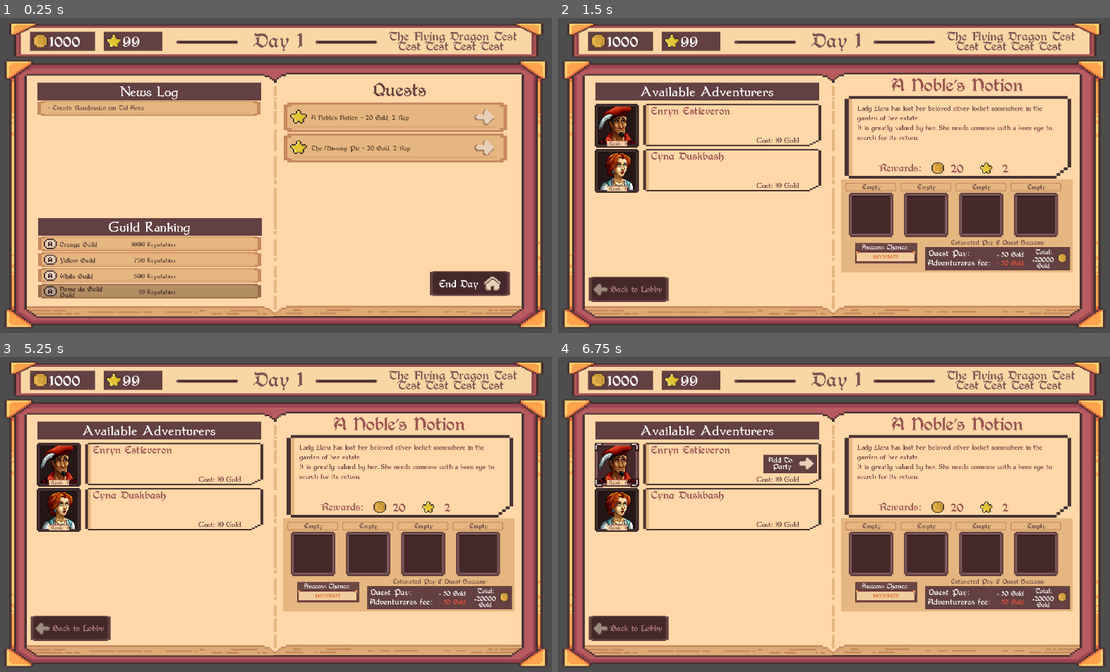
Above: before the commit, frames 1-4 (two rows, left to right).
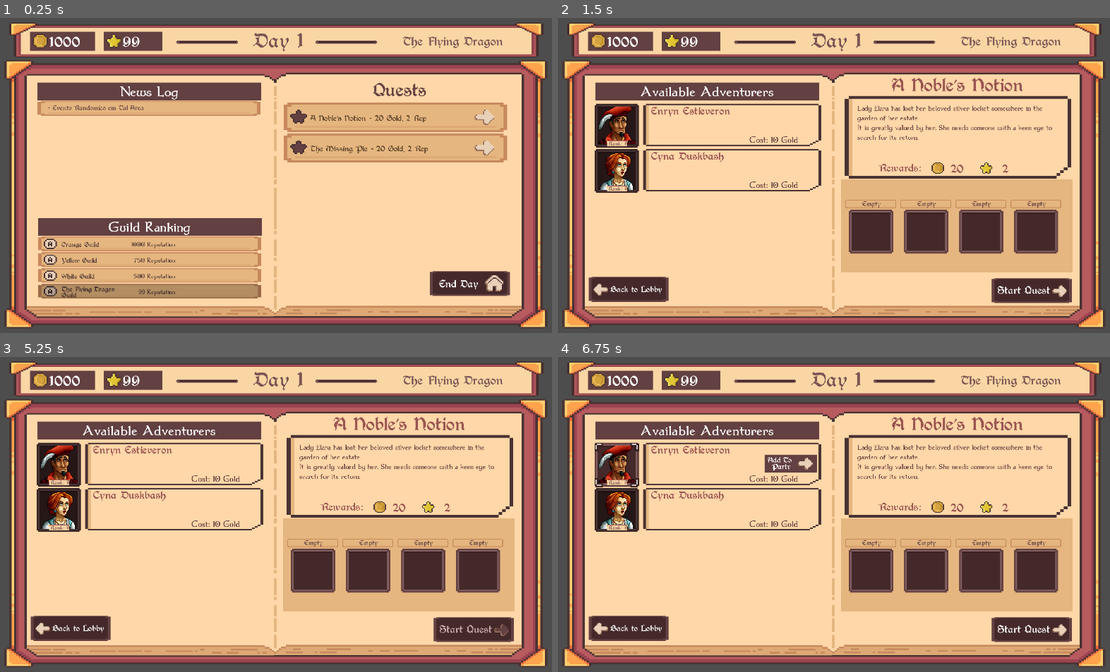
Above: after the commit, the same moments.

Repository: igoralves3/BrackeysGameJamIgorJoaoRodrigo
Game: Godot game, scene res://Scenes/Main.tscn
Two runs of this game, one before a commit and one after it. Both use one fixed random seed, a clock stepped at 60 frames per second and the inputs below.
Inputs (mouse positions are in pixels of both pictures, inside the frame that each line leads up to):
- Up to frame 1 (0.25 s): no input
- Up to frame 2 (1.5 s): click "End Day" at 0.5 s; click (1043, 118) at 1.27 s
- Up to frame 3 (5.25 s): click "Rank S" at 2 s; click "Rank S" at 2.75 s; click "Rank S" at 3.5 s; click "Rank S" at 4.25 s; click (474, 627) at 5 s, where only the run after the commit has a clickable "Start Quest"
- Up to frame 4 (6.75 s): click (1032, 627) at 5.75 s, where only the run after the commit has a clickable "Start Quest"; click "Cost: 10 Gold" at 6.5 s

The runs differ from the first frame. In frame 1, 1.5% of the frame differs, in the area x 10-94%, y 4-89%; in frame 2, 8.2%; in frame 3, 8.2%; in frame 4, 8.3%, in the area x 6-94%, y 4-91%.

Commit message:
added animations to buttons for better player intuitive navigation

Diff:
--- a/bragamejam2025.2_guildmaster/Scenes/BookPages/end_of_day.tscn
+++ b/bragamejam2025.2_guildmaster/Scenes/BookPages/end_of_day.tscn
@@ -292,4 +292,8 @@
 mouse_filter = 0
 texture = ExtResource("13_5v3my")
 
+[connection signal="button_down" from="RightPage_BG/BackToLobbyButton" to="." method="_on_back_to_lobby_button_button_down"]
+[connection signal="button_up" from="RightPage_BG/BackToLobbyButton" to="." method="_on_back_to_lobby_button_button_up"]
+[connection signal="mouse_entered" from="RightPage_BG/BackToLobbyButton" to="." method="_on_back_to_lobby_button_mouse_entered"]
+[connection signal="mouse_exited" from="RightPage_BG/BackToLobbyButton" to="." method="_on_back_to_lobby_button_mouse_exited"]
 [connection signal="pressed" from="RightPage_BG/BackToLobbyButton" to="." method="_on_back_to_lobby_button_pressed"]
--- a/bragamejam2025.2_guildmaster/Scenes/BookPages/guild_lobby.tscn
+++ b/bragamejam2025.2_guildmaster/Scenes/BookPages/guild_lobby.tscn
@@ -13,7 +13,7 @@
 [ext_resource type="PackedScene" uid="uid://brkndl8b72nhc" path="res://Scenes/news_log.tscn" id="7_tkfya"]
 [ext_resource type="PackedScene" uid="uid://crboxa4c7vkj1" path="res://Scenes/guild_ranking_label.tscn" id="9_6a4ub"]
 [ext_resource type="PackedScene" uid="uid://bstbx8p6c2u25" path="res://Scenes/quest_label.tscn" id="12_8xw2f"]
-[ext_resource type="Texture2D" uid="uid://cas1mmska0ji" path="res://Resources/Sprites/UI_TravelBook_IconHome01a.png" id="14_8xw2f"]
+[ext_resource type="Texture2D" uid="uid://ebq7e1aveu2" path="res://Resources/Sprites/UI_TravelBook_IconHome01a-1ANIMATED.png" id="14_l7g5x"]
 
 [sub_resource type="StyleBoxTexture" id="StyleBoxTexture_dognj"]
 texture = ExtResource("5_x4m7n")
@@ -24,6 +24,64 @@
 [sub_resource type="Theme" id="Theme_4p0pl"]
 VScrollBar/styles/grabber = SubResource("StyleBoxTexture_dognj")
 VScrollBar/styles/scroll = SubResource("StyleBoxTexture_8w6rg")
+
+[sub_resource type="AtlasTexture" id="AtlasTexture_2na1d"]
+atlas = ExtResource("14_l7g5x")
+region = Rect2(0, 0, 15, 16)
+
+[sub_resource type="AtlasTexture" id="AtlasTexture_6a4ub"]
+atlas = ExtResource("14_l7g5x")
+region = Rect2(15, 0, 15, 16)
+
+[sub_resource type="AtlasTexture" id="AtlasTexture_5iyqo"]
+atlas = ExtResource("14_l7g5x")
+region = Rect2(30, 0, 15, 16)
+
+[sub_resource type="AtlasTexture" id="AtlasTexture_ltr6a"]
+atlas = ExtResource("14_l7g5x")
+region = Rect2(45, 0, 15, 16)
+
+[sub_resource type="AtlasTexture" id="AtlasTexture_r017d"]
+atlas = ExtResource("14_l7g5x")
+region = Rect2(60, 0, 15, 16)
+
+[sub_resource type="AtlasTexture" id="AtlasTexture_doavy"]
+atlas = ExtResource("14_l7g5x")
+region = Rect2(75, 0, 15, 16)
+
+[sub_resource type="SpriteFrames" id="SpriteFrames_m7keu"]
+animations = [{
+"frames": [{
+"duration": 1.0,
+"texture": SubResource("AtlasTexture_2na1d")
+}, {
+"duration": 1.0,
+"texture": SubResource("AtlasTexture_6a4ub")
+}, {
+"duration": 1.0,
+"texture": SubResource("AtlasTexture_5iyqo")
+}, {
+"duration": 1.0,
+"texture": SubResource("AtlasTexture_ltr6a")
+}, {
+"duration": 1.0,
+"texture": SubResource("AtlasTexture_r017d")
+}, {
+"duration": 1.0,
+"texture": SubResource("AtlasTexture_doavy")
+}],
+"loop": false,
+"name": &"default",
+"speed": 7.0
+}, {
+"frames": [{
+"duration": 1.0,
+"texture": SubResource("AtlasTexture_2na1d")
+}],
+"loop": true,
+"name": &"static",
+"speed": 5.0
+}]
 
 [node name="GuildLobby" type="NinePatchRect"]
 offset_left = 33.0
@@ -165,16 +223,19 @@
 text = "End Day"
 vertical_alignment = 1
 
-[node name="TextureRect" type="TextureRect" parent="RightPage_BG/EndDayButton"]
-layout_mode = 0
-offset_left = 184.0
-offset_top = 25.0
-offset_right = 240.0
-offset_bottom = 72.0
-texture = ExtResource("14_8xw2f")
+[node name="TextureRect" type="AnimatedSprite2D" parent="RightPage_BG/EndDayButton"]
+position = Vector2(216, 47)
+scale = Vector2(4.403, 4)
+sprite_frames = SubResource("SpriteFrames_m7keu")
+autoplay = "static"
+frame = 5
+frame_progress = 1.0
 
 [node name="HoldTimer" type="Timer" parent="RightPage_BG/EndDayButton"]
+wait_time = 0.8
 
 [connection signal="button_down" from="RightPage_BG/EndDayButton" to="." method="_on_end_day_button_button_down"]
 [connection signal="button_up" from="RightPage_BG/EndDayButton" to="." method="_on_end_day_button_button_up"]
+[connection signal="mouse_entered" from="RightPage_BG/EndDayButton" to="." method="_on_end_day_button_mouse_entered"]
+[connection signal="mouse_exited" from="RightPage_BG/EndDayButton" to="." method="_on_end_day_button_mouse_exited"]
 [connection signal="timeout" from="RightPage_BG/EndDayButton/HoldTimer" to="." method="_on_hold_timer_timeout"]
--- a/bragamejam2025.2_guildmaster/Scenes/BookPages/quest_man_selection.tscn
+++ b/bragamejam2025.2_guildmaster/Scenes/BookPages/quest_man_selection.tscn
@@ -218,6 +218,7 @@
 layout_mode = 2
 
 [node name="OutcomeContainer" type="Control" parent="RightPage_BG/PartySlots/VBoxContainer"]
+visible = false
 custom_minimum_size = Vector2(780, 110)
 layout_mode = 2
 
@@ -413,7 +414,6 @@
 autowrap_mode = 2
 
 [node name="StartQuestButton" type="TextureButton" parent="RightPage_BG"]
-visible = false
 layout_mode = 0
 offset_left = 543.0
 offset_top = 694.0
@@ -422,12 +422,13 @@
 texture_normal = ExtResource("13_3d861")
 stretch_mode = 0
 
-[node name="Label" type="Label" parent="RightPage_BG/StartQuestButton"]
+[node name="StartQuestLabel" type="Label" parent="RightPage_BG/StartQuestButton"]
 layout_mode = 0
 offset_left = 20.0
 offset_top = 24.0
 offset_right = 199.0
 offset_bottom = 81.0
+mouse_filter = 1
 theme_override_fonts/font = ExtResource("7_e34ok")
 theme_override_font_sizes/font_size = 25
 text = "Start Quest"
@@ -450,20 +451,19 @@
 texture_normal = ExtResource("13_3d861")
 stretch_mode = 0
 
-[node name="Label" type="Label" parent="RightPage_BG/BackButton"]
-modulate = Color(0.72472, 0.51368, 0.518838, 1)
+[node name="BackToLobbyLabel" type="Label" parent="RightPage_BG/BackButton"]
 layout_mode = 0
 offset_left = 71.0
 offset_top = 24.0
 offset_right = 251.0
 offset_bottom = 81.0
+mouse_filter = 1
 theme_override_fonts/font = ExtResource("7_e34ok")
 theme_override_font_sizes/font_size = 20
 text = "Back to Lobby"
 vertical_alignment = 1
 
 [node name="TextureRect" type="TextureRect" parent="RightPage_BG/BackButton"]
-modulate = Color(0.674815, 0.674815, 0.674815, 1)
 layout_mode = 0
 offset_left = 17.0
 offset_top = 30.0
@@ -472,5 +472,9 @@
 texture = ExtResource("14_74gqe")
 flip_h = true
 
+[connection signal="mouse_entered" from="RightPage_BG/StartQuestButton" to="." method="_on_start_quest_button_mouse_entered"]
+[connection signal="mouse_exited" from="RightPage_BG/StartQuestButton" to="." method="_on_start_quest_button_mouse_exited"]
 [connection signal="pressed" from="RightPage_BG/StartQuestButton" to="." method="_on_start_quest_button_pressed"]
+[connection signal="mouse_entered" from="RightPage_BG/BackButton" to="." method="_on_back_button_mouse_entered"]
+[connection signal="mouse_exited" from="RightPage_BG/BackButton" to="." method="_on_back_button_mouse_exited"]
 [connection signal="pressed" from="RightPage_BG/BackButton" to="." method="_on_back_button_pressed"]
--- a/bragamejam2025.2_guildmaster/Scenes/character_slot_mission_selection.tscn
+++ b/bragamejam2025.2_guildmaster/Scenes/character_slot_mission_selection.tscn
@@ -125,29 +125,29 @@
 [node name="LabelCost" type="Label" parent="."]
 modulate = Color(0.386831, 0.249975, 0.253888, 1)
 layout_mode = 0
-offset_left = 550.0
+offset_left = 526.0
 offset_top = 106.0
 offset_right = 728.0
-offset_bottom = 140.0
+offset_bottom = 141.0
 theme_override_fonts/font = ExtResource("2_jhl5o")
-theme_override_font_sizes/font_size = 29
+theme_override_font_sizes/font_size = 33
 text = "Cost: 1000 Gold"
 vertical_alignment = 2
 
 [node name="AddButton" type="TextureButton" parent="."]
 visible = false
 layout_mode = 0
-offset_left = 591.0
+offset_left = 589.0
 offset_top = 45.0
 offset_right = 752.0
 offset_bottom = 106.0
 
 [node name="BG" type="TextureRect" parent="AddButton"]
 layout_mode = 0
-offset_left = -17.0
+offset_left = -11.0
 offset_top = -4.0
 offset_right = 166.0
-offset_bottom = 60.0
+offset_bottom = 57.0
 texture = ExtResource("10_pj1ht")
 
 [node name="Arrow" type="TextureRect" parent="AddButton"]
@@ -174,4 +174,6 @@
 [connection signal="mouse_entered" from="." to="." method="_on_mouse_entered"]
 [connection signal="mouse_exited" from="." to="." method="_on_mouse_exited"]
 [connection signal="toggled" from="." to="." method="_on_toggled"]
+[connection signal="mouse_entered" from="AddButton" to="." method="_on_add_button_mouse_entered"]
+[connection signal="mouse_exited" from="AddButton" to="." method="_on_add_button_mouse_exited"]
 [connection signal="pressed" from="AddButton" to="." method="_on_add_button_pressed"]
--- a/bragamejam2025.2_guildmaster/Scenes/guild_ranking_label.tscn
+++ b/bragamejam2025.2_guildmaster/Scenes/guild_ranking_label.tscn
@@ -25,9 +25,9 @@
 [node name="GuildName" type="Label" parent="."]
 self_modulate = Color(0.286275, 0.2, 0.2, 1)
 layout_mode = 0
-offset_left = 74.0
+offset_left = 80.0
 offset_top = 11.0
-offset_right = 268.0
+offset_right = 274.0
 offset_bottom = 53.0
 theme_override_fonts/font = ExtResource("3_vxnop")
 text = "White Guild"
--- a/bragamejam2025.2_guildmaster/Scenes/party_slot.tscn
+++ b/bragamejam2025.2_guildmaster/Scenes/party_slot.tscn
@@ -34,6 +34,15 @@
 offset_right = 162.0
 offset_bottom = 178.0
 texture = ExtResource("2_gfosu")
+
+[node name="RemoveHighlight" type="ColorRect" parent="PortraitSlot"]
+visible = false
+layout_mode = 0
+offset_left = 10.0
+offset_top = 10.0
+offset_right = 140.0
+offset_bottom = 139.0
+color = Color(0.984415, 0.433874, 0.348629, 0.270588)
 
 [node name="Portrait" type="TextureRect" parent="PortraitSlot"]
 visible = false
@@ -81,4 +90,6 @@
 horizontal_alignment = 1
 vertical_alignment = 2
 
+[connection signal="mouse_entered" from="." to="." method="_on_mouse_entered"]
+[connection signal="mouse_exited" from="." to="." method="_on_mouse_exited"]
 [connection signal="pressed" from="." to="." method="_on_pressed"]
--- a/bragamejam2025.2_guildmaster/Scenes/quest_label.tscn
+++ b/bragamejam2025.2_guildmaster/Scenes/quest_label.tscn
@@ -1,10 +1,11 @@
-[gd_scene load_steps=6 format=3 uid="uid://bstbx8p6c2u25"]
+[gd_scene load_steps=7 format=3 uid="uid://bstbx8p6c2u25"]
 
 [ext_resource type="Texture2D" uid="uid://bmalybikwu6en" path="res://Resources/Sprites/UI_TravelBook_FrameSelect01b.png" id="1_xqbeb"]
 [ext_resource type="Script" uid="uid://8xxpj1irn71b" path="res://Scripts/quest_label.gd" id="2_8l2fs"]
 [ext_resource type="Texture2D" uid="uid://cyagfudhlne1p" path="res://Resources/Sprites/UI_TravelBook_IconStar01a.png" id="2_b1yje"]
 [ext_resource type="FontFile" uid="uid://b1s1rbc2pq2bd" path="res://Resources/Fonts/Berry Rotunda.ttf" id="3_8l2fs"]
 [ext_resource type="Texture2D" uid="uid://1ani1rq2to8l" path="res://Resources/Sprites/UI_TravelBook_IconArrow01a.png" id="4_jndyu"]
+[ext_resource type="Texture2D" uid="uid://cuuaic7otunys" path="res://Resources/Sprites/UI_TravelBook_IconArrow01a-1PRESSED.png" id="6_8l2fs"]
 
 [node name="QuestLabel" type="TextureRect"]
 custom_minimum_size = Vector2(0, 100)
@@ -24,11 +25,12 @@
 [node name="QuestDescriptionLabel" type="Label" parent="."]
 modulate = Color(0.357558, 0.264298, 0.169752, 1)
 layout_mode = 0
-offset_left = 93.0
-offset_top = 27.0
-offset_right = 634.0
-offset_bottom = 83.0
+offset_left = 90.0
+offset_top = 15.0
+offset_right = 639.0
+offset_bottom = 99.0
 theme_override_fonts/font = ExtResource("3_8l2fs")
+theme_override_font_sizes/font_size = 19
 text = "Orc Fortress Raid - Reward 500 Gold, 500 Rep"
 vertical_alignment = 1
 autowrap_mode = 2
@@ -40,6 +42,7 @@
 offset_right = 714.0
 offset_bottom = 76.0
 texture_normal = ExtResource("4_jndyu")
+texture_hover = ExtResource("6_8l2fs")
 stretch_mode = 0
 
 [connection signal="pressed" from="GoButton" to="." method="_on_go_button_pressed"]
--- a/bragamejam2025.2_guildmaster/Scenes/resources_info_bar.tscn
+++ b/bragamejam2025.2_guildmaster/Scenes/resources_info_bar.tscn
@@ -99,7 +99,7 @@
 offset_bottom = 76.0
 texture = ExtResource("6_elvte")
 
-[node name="DayCounter2" type="Label" parent="."]
+[node name="GuildNameLabel" type="Label" parent="."]
 modulate = Color(0.485661, 0.33156, 0.331263, 1)
 offset_left = 1257.0
 offset_top = 39.0
--- a/bragamejam2025.2_guildmaster/Scripts/Singletons/Globals.gd
+++ b/bragamejam2025.2_guildmaster/Scripts/Singletons/Globals.gd
@@ -11,7 +11,7 @@
 var partyNow: Array[adventurer]
 
 
-var guildName = "Nome da Guild"
+var guildName = "The Flying Dragon"
 var rivalGuilds_dict = {"White": 500, "Yellow": 750, "Orange": 1000}
 
 var availableQuests: Array[quest]
--- a/bragamejam2025.2_guildmaster/Scripts/character_slot_mission_selection.gd
+++ b/bragamejam2025.2_guildmaster/Scripts/character_slot_mission_selection.gd
@@ -45,3 +45,16 @@
 		AddPartyButton.visible = false
 	else:
 		print("cannot add adverurer not avaible")
+
+
+
+
+
+func _on_add_button_mouse_entered() -> void:
+	$AddButton/Arrow.texture = load("res://Resources/Sprites/UI_TravelBook_IconArrow01a-1PRESSED.png")
+	$AddButton/Arrow.modulate = Color("d2b1b0")
+
+
+func _on_add_button_mouse_exited() -> void:
+	$AddButton/Arrow.texture = load("res://Resources/Sprites/UI_TravelBook_IconArrow01a.png")
+	$AddButton/Arrow.modulate = Color("ffffff")
--- a/bragamejam2025.2_guildmaster/Scripts/end_of_day.gd
+++ b/bragamejam2025.2_guildmaster/Scripts/end_of_day.gd
@@ -3,13 +3,20 @@
 @onready var questsSummaryContainer = $LeftPage_BG/QuestLogLabel/ScrollContainer/VBoxContainer
 @onready var questsResultsContainer = $RightPage_BG/Results/ResultsScrollContainer/VBoxContainer
 
+@onready var guildNameLabel = $RightPage_BG/GuildNameLabel
+
 var quest_end_summary = preload("res://Scenes/quest_log_end_summary.tscn")
 var quest_result_value = preload("res://Scenes/result_quest_end.tscn")
 
+
+
 var doubleDownQuestsAux = []
 
 var endDayGoldEarned = 0
 var endDayRepEarned = 0
+
+func _ready() -> void:
+	guildNameLabel.text = Globals.guildName
 
 
 func resolvePendingDayEvents():
@@ -17,6 +24,7 @@
 	clearViews()
 	## pegar todas as quests ativas e resolver elas
 	for activeQuest in Globals.onGoingQuests:
+		print("spawn quest ending")
 		resolveQuest(activeQuest)
 
 		## populate summaries
@@ -29,6 +37,7 @@
 		questsResultsContainer.add_child(questresult)
 		questresult.setLabels(activeQuest)
 
+	for activeQuest in Globals.onGoingQuests:
 		## check if complete else doubledown activated, still onGoing
 		if activeQuest.onGoing == false:
 			## quest complete remove quest from avaible quests on globals script
@@ -234,3 +243,19 @@
 		pass
 
 	Globals.day = Globals.day + 1
+
+
+func _on_back_to_lobby_button_button_down() -> void:
+	pass # Replace with function body.
+
+
+func _on_back_to_lobby_button_button_up() -> void:
+	pass # Replace with function body.
+
+
+func _on_back_to_lobby_button_mouse_entered() -> void:
+	$RightPage_BG/BackToLobbyButton/Label.modulate = Color("99725d")
+
+
+func _on_back_to_lobby_button_mouse_exited() -> void:
+	$RightPage_BG/BackToLobbyButton/Label.modulate = Color("ffffff")
--- a/bragamejam2025.2_guildmaster/Scripts/guild_lobby.gd
+++ b/bragamejam2025.2_guildmaster/Scripts/guild_lobby.gd
@@ -146,15 +146,25 @@
 
 func _on_end_day_button_button_down() -> void:
 	hold_timer.start()
-
+	$RightPage_BG/EndDayButton/TextureRect.play("default")
 
 func _on_end_day_button_button_up() -> void:
 	if hold_timer.is_stopped():
+		$RightPage_BG/EndDayButton/TextureRect.play("static")
 		pass
 	else:
+		$RightPage_BG/EndDayButton/TextureRect.play("static")
 		hold_timer.stop()
 
 
 func _on_hold_timer_timeout() -> void:
 	get_tree().get_root().get_node("Main").changeBookPage("endofday")
 	SoundManager.pickButtonSFX(randi() % 3)
+
+
+func _on_end_day_button_mouse_entered() -> void:
+	$RightPage_BG/EndDayButton/Label.modulate = Color("99725d")
+
+
+func _on_end_day_button_mouse_exited() -> void:
+	$RightPage_BG/EndDayButton/Label.modulate = Color("ffffff")
--- a/bragamejam2025.2_guildmaster/Scripts/party_slot.gd
+++ b/bragamejam2025.2_guildmaster/Scripts/party_slot.gd
@@ -21,3 +21,14 @@
 	advNameLabel.text = "Empty"
 	advRankLabel.visible = false
 	advPortrait.visible = false
+	localAdvReference = null
+
+
+func _on_mouse_entered() -> void:
+	if(localAdvReference!=null):
+		$PortraitSlot/RemoveHighlight.visible = true
+
+
+func _on_mouse_exited() -> void:
+	if(localAdvReference!=null):
+		$PortraitSlot/RemoveHighlight.visible = false
--- a/bragamejam2025.2_guildmaster/Scripts/quest_label.gd
+++ b/bragamejam2025.2_guildmaster/Scripts/quest_label.gd
@@ -10,10 +10,22 @@
 	questLocal = q
 	descName.text = str(q.questname) + " - " + str(q.gold) + " Gold, " + str(q.rep) + " Rep"
 
+
+	if q.difficulty <= 10:
+		difrepIcon.texture = load("res://Resources/Sprites/UI_TravelBook_IconStar01e.png")
+	elif q.difficulty > 10 and q.difficulty <= 160:
+		difrepIcon.texture = load("res://Resources/Sprites/UI_TravelBook_IconStar01c.png")
+	elif q.difficulty > 160 and q.difficulty <= 1440:
+		difrepIcon.texture = load("res://Resources/Sprites/UI_TravelBook_IconStar01a.png")
+	else:
+		difrepIcon.texture = load("res://Resources/Sprites/UI_TravelBook_IconStar01a-1.png.png")
+
 	if q.onGoing == true:
 		self.modulate = Color("#565656")
+		$GoButton.visible = false
 	else:
 		self.modulate = Color("#FFFFFF")
+		$GoButton.visible = true
 
 
 func _on_go_button_pressed() -> void:
--- a/bragamejam2025.2_guildmaster/Scripts/quest_man_selection.gd
+++ b/bragamejam2025.2_guildmaster/Scripts/quest_man_selection.gd
@@ -151,3 +151,21 @@
 		get_tree().get_root().get_node("Main").changeBookPage("lobby")
 		SoundManager.pickButtonSFX(randi() % 3)
 		has_been_visible_and_processed = false
+
+
+func _on_start_quest_button_mouse_entered() -> void:
+	$RightPage_BG/StartQuestButton/StartQuestLabel.modulate = Color("d2b1b0")
+	$RightPage_BG/StartQuestButton/TextureRect.texture = load("res://Resources/Sprites/UI_TravelBook_IconArrow01a-1PRESSED.png")
+
+func _on_start_quest_button_mouse_exited() -> void:
+	$RightPage_BG/StartQuestButton/StartQuestLabel.modulate = Color("ffffff")
+	$RightPage_BG/StartQuestButton/TextureRect.texture = load("res://Resources/Sprites/UI_TravelBook_IconArrow01a.png")
+
+
+func _on_back_button_mouse_entered() -> void:
+	$RightPage_BG/BackButton/BackToLobbyLabel.modulate = Color("d2b1b0")
+	$RightPage_BG/BackButton/TextureRect.texture = load("res://Resources/Sprites/UI_TravelBook_IconArrow01a-1PRESSED.png")
+
+func _on_back_button_mouse_exited() -> void:
+	$RightPage_BG/BackButton/BackToLobbyLabel.modulate = Color("ffffff")
+	$RightPage_BG/BackButton/TextureRect.texture = load("res://Resources/Sprites/UI_TravelBook_IconArrow01a.png")
--- a/bragamejam2025.2_guildmaster/Scripts/resources_info_bar.gd
+++ b/bragamejam2025.2_guildmaster/Scripts/resources_info_bar.gd
@@ -5,8 +5,11 @@
 @onready var totalreptutation = $Reputation/Reputation
 @onready var dayCounter = $DayCounter
 
+@onready var guildNameLabel = $GuildNameLabel
+
 
 func _process(delta: float) -> void:
+	guildNameLabel.text = Globals.guildName
 	totalgold.text = str(Globals.totalgold)
 	totalreptutation.text = str(Globals.totalrep)
 	dayCounter.text = "Day " + str(Globals.day)
--- a/bragamejam2025.2_guildmaster/Scripts/result_quest_end.gd
+++ b/bragamejam2025.2_guildmaster/Scripts/result_quest_end.gd
@@ -7,13 +7,13 @@
 
 func setLabels(q: quest):
 	if q.success:
-		questRepLabel.text = "+" + str(q.finalRep)
+		questRepLabel.text = "+" + str(q.finalRep) + " Rep"
 	else:
-		questRepLabel.text = "-" + str(q.finalRep)
+		questRepLabel.text = "-" + str(q.finalRep) + " Rep"
 		questRepLabel.modulate = Color("ff3f21")
 
 	questNameLabel.text = str(q.questname) + ": "
-	questGoldLabel.text = "+" + str(q.finalGold)
+	questGoldLabel.text = "+" + str(q.finalGold) + " Gold"
 
 	if q.finalRep < 0:
 		questRepLabel.modulate = Color("#FF4f34")
--- a/bragamejam2025.2_guildmaster/project.godot
+++ b/bragamejam2025.2_guildmaster/project.godot
@@ -26,6 +26,7 @@
 window/size/viewport_width=1920
 window/size/viewport_height=1080
 window/stretch/mode="viewport"
+mouse_cursor/custom_image="uid://bxwdxplg3s3m4"
 
 [rendering]
 
Binary file added: bragamejam2025.2_guildmaster/Resources/Sprites/UI_TravelBook_IconArrow01a-1ANIMATED.png
Not shown, added: bragamejam2025.2_guildmaster/Resources/Sprites/UI_TravelBook_IconArrow01a-1ANIMATED.png.import
Binary file added: bragamejam2025.2_guildmaster/Resources/Sprites/UI_TravelBook_IconArrow01a-1PRESSED.png
Not shown, added: bragamejam2025.2_guildmaster/Resources/Sprites/UI_TravelBook_IconArrow01a-1PRESSED.png.import
Binary file added: bragamejam2025.2_guildmaster/Resources/Sprites/UI_TravelBook_IconHome01a-1ANIMATED.png
Not shown, added: bragamejam2025.2_guildmaster/Resources/Sprites/UI_TravelBook_IconHome01a-1ANIMATED.png.import
Binary file added: bragamejam2025.2_guildmaster/Resources/Sprites/UI_TravelBook_IconStar01a-1.png.png
Not shown, added: bragamejam2025.2_guildmaster/Resources/Sprites/UI_TravelBook_IconStar01a-1.png.png.import
Not shown: 1 places in bragamejam2025.2_guildmaster/Scenes/BookPages/guild_lobby.tscn that only renumber resources
